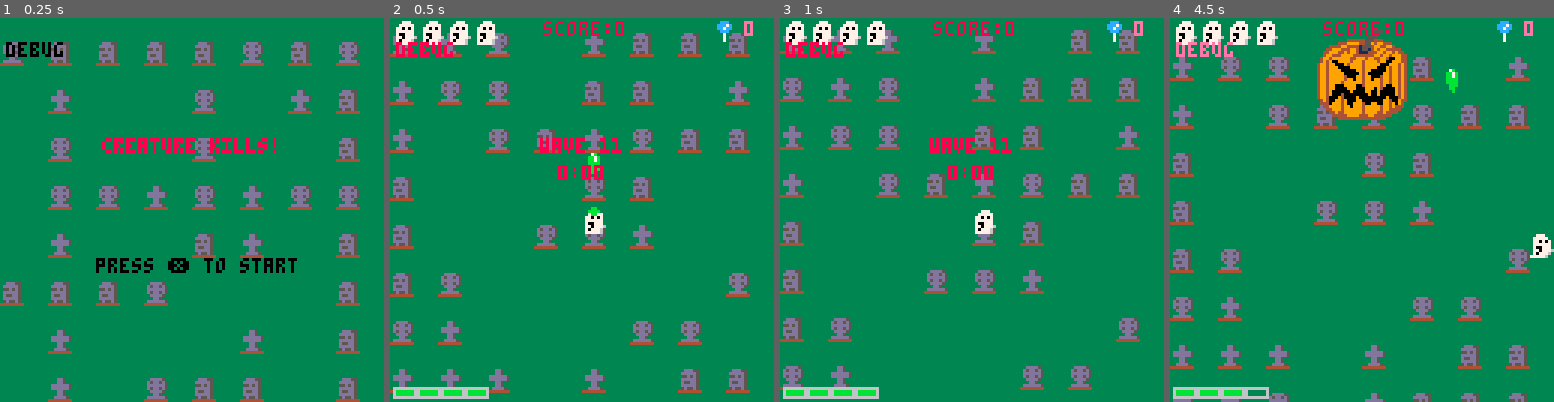
Above: before the commit, frames 1-4 (left to right).
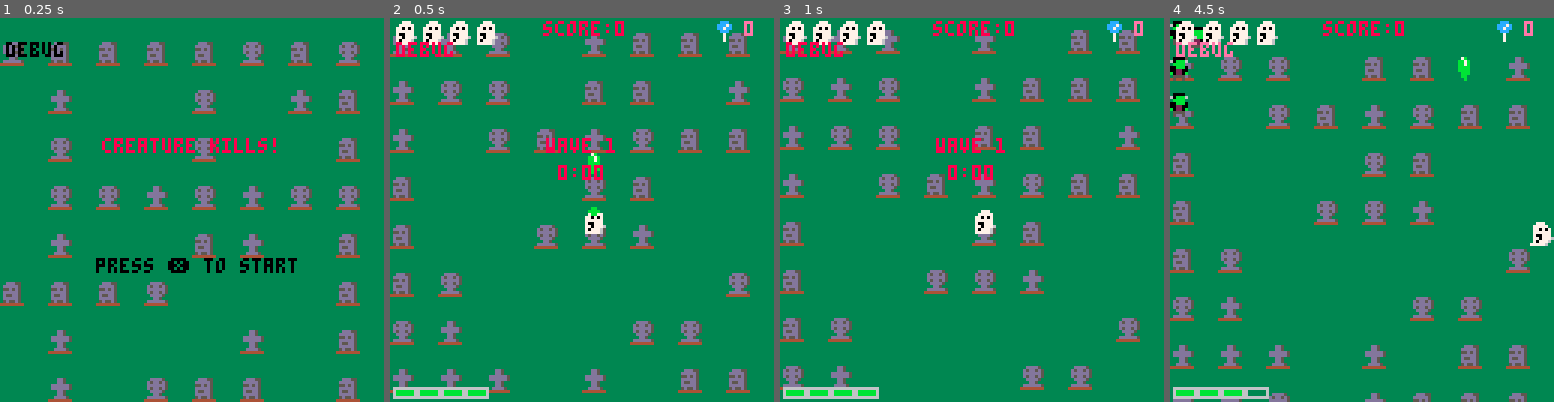
Above: after the commit, the same moments.

Repository: st0k3r/specter_deflector
Game: PICO-8 cartridge specter_deflector.p8
The game is run twice, just before and just after one commit, with the same random seed, the same clock (stepped at 60 frames per second) and the same inputs.
Inputs:
- Up to frame 1 (0.25 s): no input
- Up to frame 2 (0.5 s): tap X (X key) at 0.33 s
- Up to frame 3 (1 s): tap O (Z key) at 0.7 s
- Up to frame 4 (4.5 s): tap X (X key) at 1.07, 1.85, 2.97, 4.08 s; hold Right 1.6-2.1 s; tap O (Z key) every 0.4 s from 1.7 to 4.1 s; hold Up 2.15-2.42 s; hold Right 2.47-3.03 s; hold Left 3.08-3.58 s; hold Down 3.63-3.97 s; hold Right from 4.02 s (still down)

Frame 1 is identical in both runs. In frame 2, 0.3% of the frame differs, in the area x 39-61%, y 31-36%; in frame 3, 0.3%; in frame 4, 5.7%, in the area x 0-100%, y 0-63%.

Commit message:
Remove complex energy recharging logic in favor of simpler system

Diff:
--- a/main.lua
+++ b/main.lua
@@ -968,7 +968,7 @@
 	music(-1)
 	music(6)
 	--sets wave number
-	wave=10
+	wave=0
 	--sets game timer
 	timer_frames=0
 	timer_seconds=0
@@ -1732,6 +1732,7 @@
 			pick_attack()
 		end
 		show_float("busted!",creature.x+4,creature.y+4)
+		ghost_mode_timer+=5
 		pickup_chance=0.2
 	end
 
@@ -1768,6 +1769,7 @@
 			show_float("ghoulish!",pickup.x+4,pickup.y+4)
 		--if the players lives are equal to max lives:
 		else
+		--[[
 		--if ghost mode is less than max:
 			if ghost_mode_timer<90 then
 				--ghost mode timer resets to max
@@ -1791,7 +1793,7 @@
 		else
 		--if ghost mode timer is more than half:
 			sfx(11)
-			show_float("100",pickup.x+4,pickup.y+4)
+			show_float("100",pickup.x+4,pickup.y+4)]]--
 		end
 	else
 		sfx(11)
@@ -1973,6 +1975,7 @@
 		creature.sx=spd
 	end
 
+	--transition
 	if creature.phbegin+8*30<t then
 		creature.mission="boss_2"
 		creature.phbegin=t
